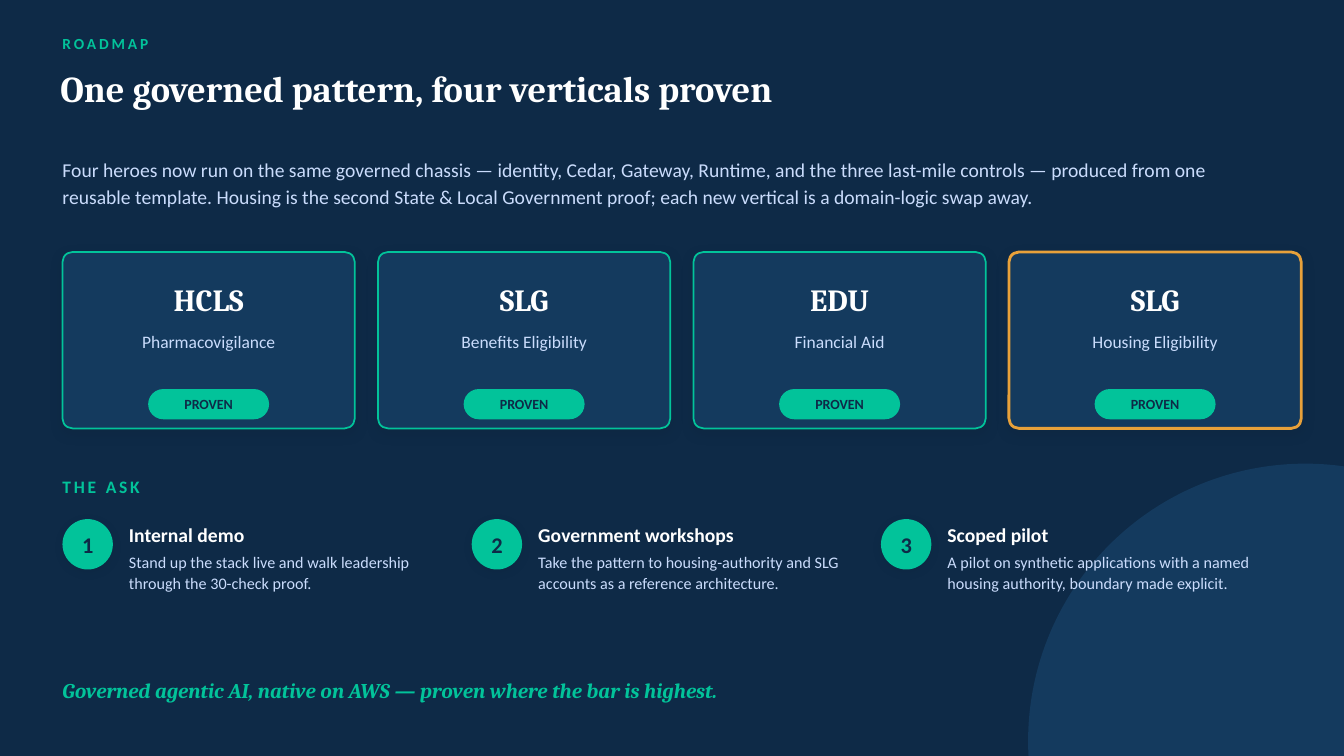
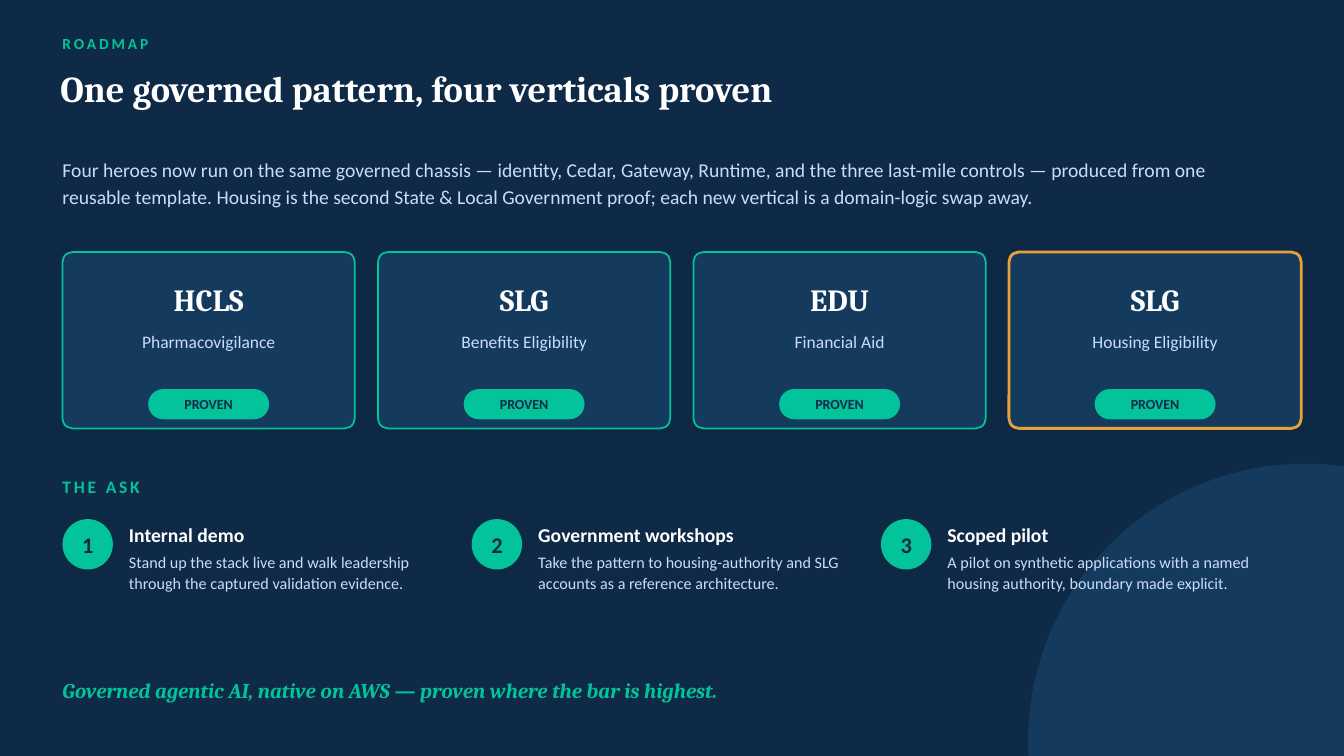
Before and after one commit to virtualryder/Housing_eligibility_agent, a slide deck: slide 13 of docs/Housing-AgentCore-Leadership.pptx. Drawn at 1344x756 pixels with LibreOffice and Linux fonts; fonts in the diff are those of the drawing. Boxes give left, top, right and bottom in pixels: in the first picture for what was removed or moved away, otherwise in the second. Text is boxed around its words. In the diff, an @@ line names an element or a change of style, - is before the commit and + after.

Commit message:
Docs + GTM refresh to GA-4-complete state; VALIDATED_RELEASE for v0.9.1-pilot-rc2
- README: 117 tests; new 'Validated evidence' section (live happy path, IaC gateway ENFORCE, fail-closed proofs, 8 live findings fixed)
- VALIDATED_RELEASE.md: rc2 release block + GA-4 clean-account validation table
- PRODUCTION-PLAN: A8 formal release DONE
- GTM: customer + leadership deck proof slides rebuilt on captured evidence; regulatory doc evidence rows updated; Depth-Evidence points to production validation evidence; decks/docx regenerated from generators

```diff
--- a/docs/Housing-AgentCore-Leadership.pptx
+++ b/docs/Housing-AgentCore-Leadership.pptx
@@ text at bbox=[129, 557, 409, 592]: text changed @@
-Stand up the stack live and walk leadership through the 30-check proof.
+Stand up the stack live and walk leadership through the captured validation evidence.
```
Also in this commit, not shown: 1 other slide changed, 10 other files.
